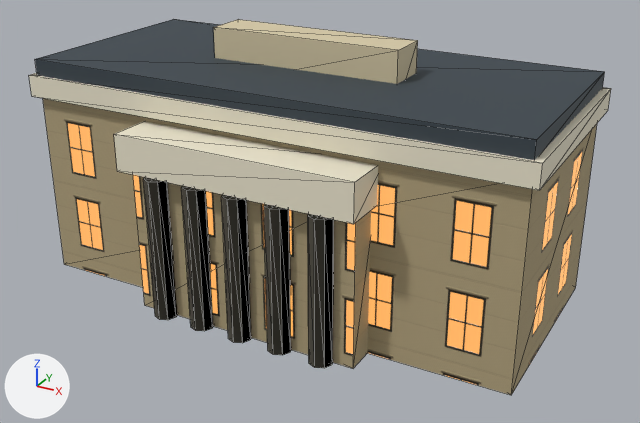
One commit to the glTF model assets/models/mariinsky.glb: the scene before it, then after it.
Before and after are seen from a camera (50 mm lens) standing at (11.44, -20.38, 12.31) and looking at (0.62, -0.71, 2.48). The axes (+X, +Y, +Z) are drawn at lower left. The lights are the same throughout. The older version comes first. Mesh edges are drawn as thin lines. Vertices at exactly the same position are counted once.

The first picture shows 'mariinsky'.
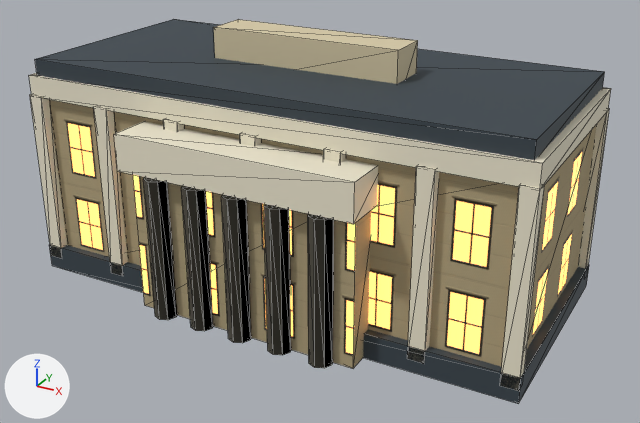
Where the change shows, as pixel boxes (x1, y1, x2, y2) in the pictures (640 x 423 px):
'mariinsky', surface changed, reshaped
    before: (29, 19, 611, 395)
    after: (29, 19, 611, 404)
part 1 of me_mariinsky, added
    after: (49, 245, 589, 404)
part 2 of me_mariinsky, added
    after: (30, 94, 67, 258)
part 3 of me_mariinsky, added
    after: (94, 106, 128, 276)
part 4 of me_mariinsky, added (mostly hidden)
    after: (163, 119, 184, 131)
part 5 of me_mariinsky, added (mostly hidden)
    after: (240, 133, 261, 146)
part 6 of me_mariinsky, added (mostly hidden)
    after: (323, 149, 346, 163)
part 7 of me_mariinsky, added (pale yellow)
    after: (407, 166, 439, 363)
part 8 of me_mariinsky, added (pale yellow)
    after: (500, 184, 544, 391)
part 9 of me_mariinsky, added (pale yellow)
    after: (578, 108, 610, 268)

Edits to the bpy script that builds the scene:
```text
Change mat_facadestone:
    where n0 = _N.new('ShaderNodeBsdfPrincipled'); n0.name = 'Principled BSDF'
    n0.inputs[28].default_value: 1.0 -> 2.4  # 'Emission Strength'
Change me_mariinsky:
    used by ob_mariinsky; location = (0.0, 0.0, 0.0)
    remove me_mariinsky.from_pydata(...)  # 138 vertices, 232 faces; spans x -7.2..7.2, y -4.22..3.2, z 0.0..7.2
    add me_mariinsky.from_pydata(...)  # 258 vertices, 412 faces; spans x -7.25..7.25, y -4.22..3.25, z 0.0..7.2
    me_mariinsky part 1: a new loose piece, a box spanning x -7.25..7.25, y -3.25..3.25, z 0.0..0.7, in mat_graphite (greyish blue #3c474f)
    me_mariinsky part 2: a new loose piece, a box spanning x -7.22..-6.78, y -3.25..-2.95, z 0.35..5.35, in mat_paper (pale yellow #ede6cf)
    me_mariinsky part 3: a new loose piece, a box spanning x -4.89..-4.44, y -3.25..-2.95, z 0.35..5.35, in mat_paper (pale yellow #ede6cf)
    me_mariinsky part 4: a new loose piece, a box spanning x -2.56..-2.11, y -3.25..-2.95, z 0.35..5.35, in mat_paper (pale yellow #ede6cf)
    me_mariinsky part 5: a new loose piece, a box spanning x -0.22..0.22, y -3.25..-2.95, z 0.35..5.35, in mat_paper (pale yellow #ede6cf)
    me_mariinsky part 6: a new loose piece, a box spanning x 2.11..2.56, y -3.25..-2.95, z 0.35..5.35, in mat_paper (pale yellow #ede6cf)
    me_mariinsky part 7: a new loose piece, a box spanning x 4.44..4.89, y -3.25..-2.95, z 0.35..5.35, in mat_paper (pale yellow #ede6cf)
    me_mariinsky part 8: a new loose piece, a box spanning x 6.78..7.22, y -3.25..-2.95, z 0.35..5.35, in mat_paper (pale yellow #ede6cf)
    me_mariinsky part 9: a new loose piece, a box spanning x 6.78..7.22, y 2.95..3.25, z 0.35..5.35, in mat_paper (pale yellow #ede6cf)
    other edits to the shape of me_mariinsky do not show in these pictures
```
